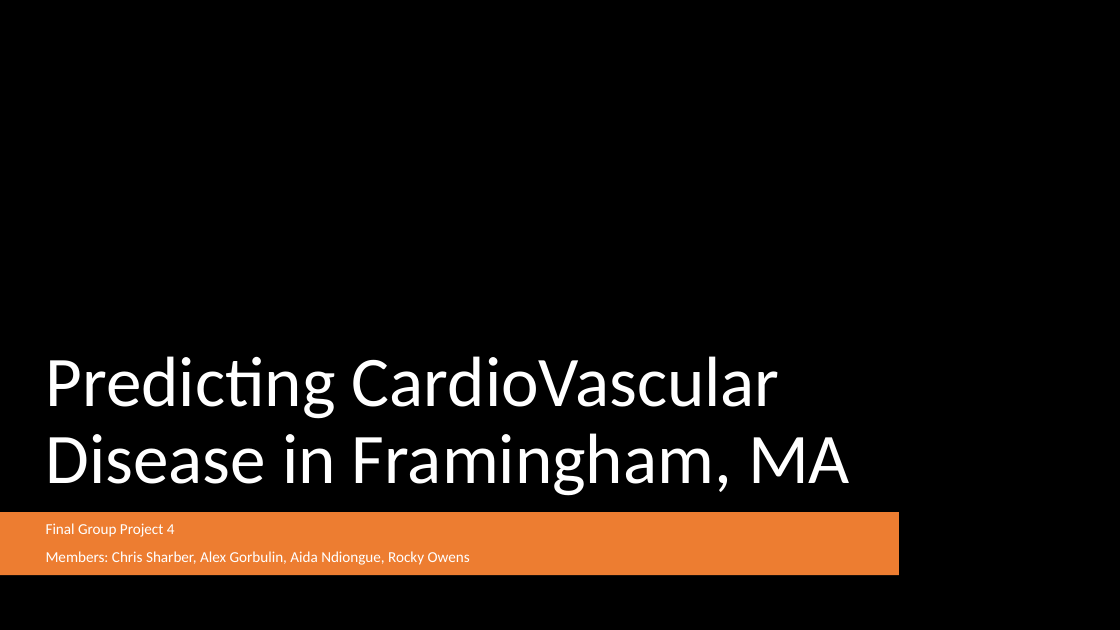
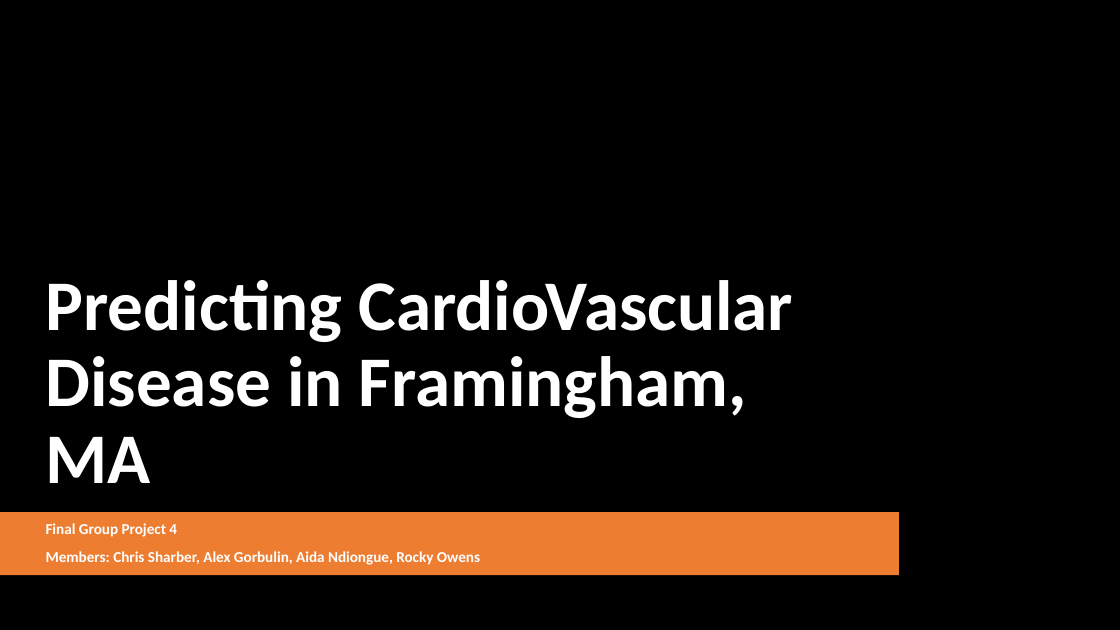
Before and after one commit to Gorbulin1989/Project-4, a slide deck: slide 1 of Final project presentation.pptx. Drawn at 1120x630 pixels with LibreOffice and Linux fonts; fonts in the diff are those of the drawing; background and template pictures are left out. Boxes give left, top, right and bottom in pixels: in the first picture for what was removed or moved away, otherwise in the second. Text is boxed around its words. In the diff, an @@ line names an element or a change of style, - is before the commit and + after.

```diff
--- a/Final project presentation.pptx
+++ b/Final project presentation.pptx
@@ title "Predicting CardioVascular Disease in Framingham, ..." at [46, 280, 794, 483]: bold on @@
@@ subtitle "Final Group Project 4" at [46, 523, 480, 565]: bold on @@
```
